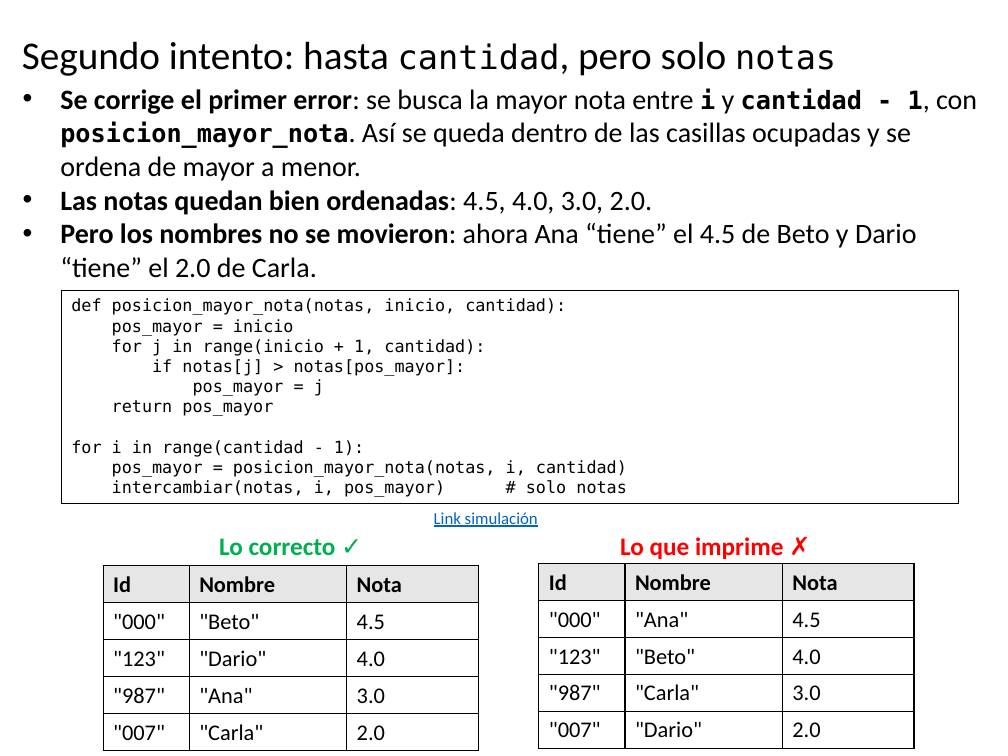
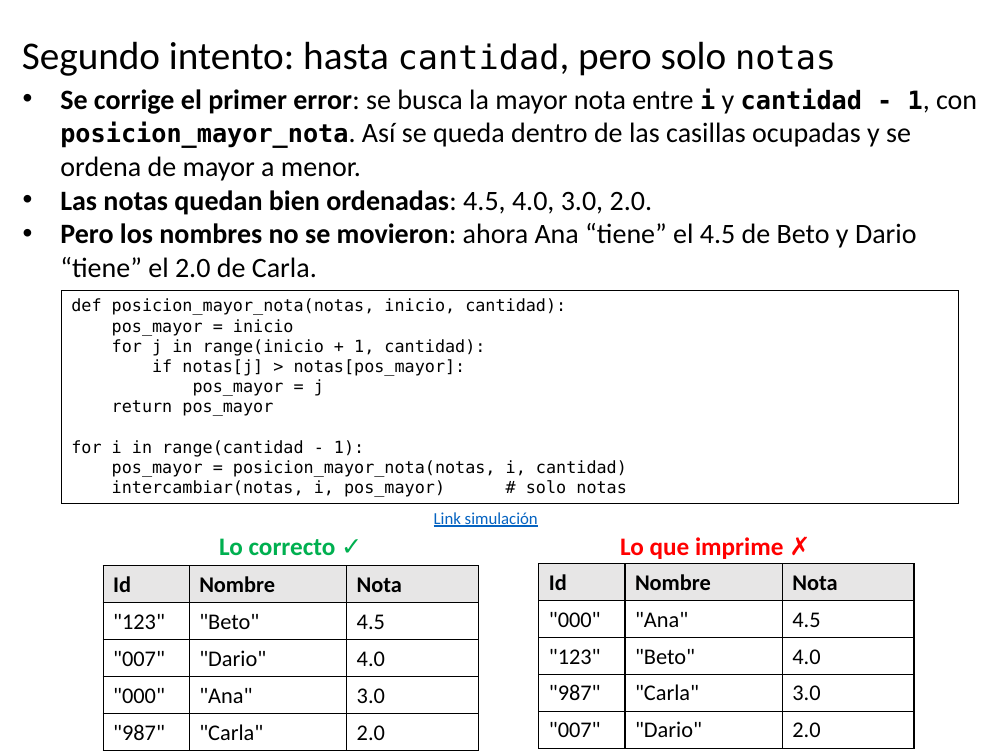
Before and after one commit to algoritmos-UdeA/logica1-20262, a slide deck: slide 49 of clases/12/teoria/clase-12.pptx (slide 50 before the commit). Drawn at 1008x756 pixels with LibreOffice and Linux fonts; fonts in the diff are those of the drawing. Boxes give left, top, right and bottom in pixels: in the first picture for what was removed or moved away, otherwise in the second. Text is boxed around its words. In the diff, an @@ line names an element or a change of style, - is before the commit and + after.

```diff
--- a/clases/12/teoria/clase-12.pptx
+++ b/clases/12/teoria/clase-12.pptx
@@ table at bbox=[103, 565, 478, 750] @@
@@ row 2, column 1: ""000"" to ""123"" @@
@@ row 3, column 1: ""123"" to ""007"" @@
@@ row 4, column 1: ""987"" to ""000"" @@
@@ row 5, column 1: ""007"" to ""987"" @@
```
Also in this commit, not shown: 1 slide removed, 8 other files.
